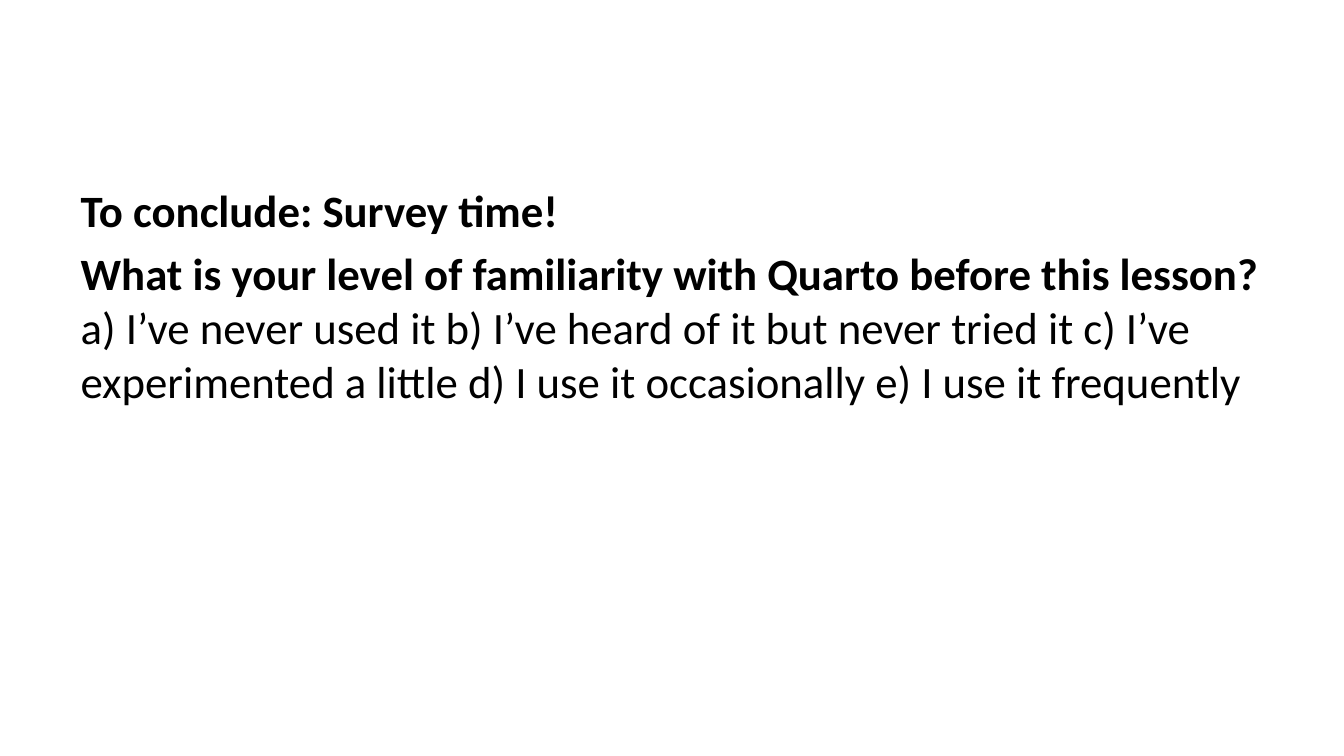
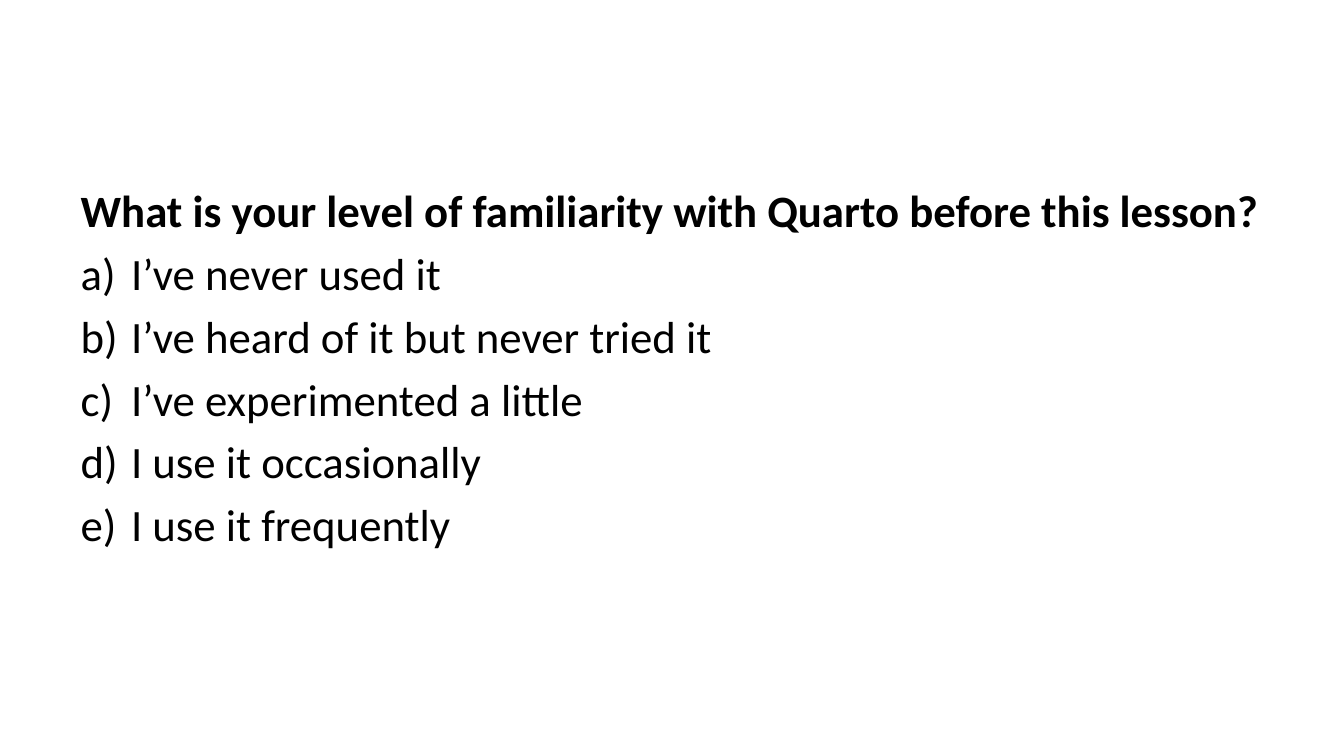
Before and after one commit to lmu-osc/train-the-trainer-student-track-OS, a slide deck: slide 81 of _site/materials/OS-M3/OS-M3-S6-Quarto/OS-M3-S6-Quarto-slides.pptx (slide 79 before the commit). Drawn at 1344x756 pixels with LibreOffice and Linux fonts; fonts in the diff are those of the drawing. Boxes give left, top, right and bottom in pixels: in the first picture for what was removed or moved away, otherwise in the second. Text is boxed around its words. In the diff, an @@ line names an element or a change of style, - is before the commit and + after.

```diff
--- a/_site/materials/OS-M3/OS-M3-S6-Quarto/OS-M3-S6-Quarto-slides.pptx
+++ b/_site/materials/OS-M3/OS-M3-S6-Quarto/OS-M3-S6-Quarto-slides.pptx
@@ text at box(81, 195, 1258, 549): text changed @@
-To conclude: Survey time!
-What is your level of familiarity with Quarto before this lesson? a) I’ve never used it b) I’ve heard of it but never tried it c) I’ve experimented a little d) I use it occasionally e) I use it frequently
+What is your level of familiarity with Quarto before this lesson?
+a) I’ve never used it
+b) I’ve heard of it but never tried it
+c) I’ve experimented a little
+d) I use it occasionally
+e) I use it frequently
```
Also in this commit, not shown: 72 other slides changed, 7 slides added, 4 slides removed, 39 other files.
